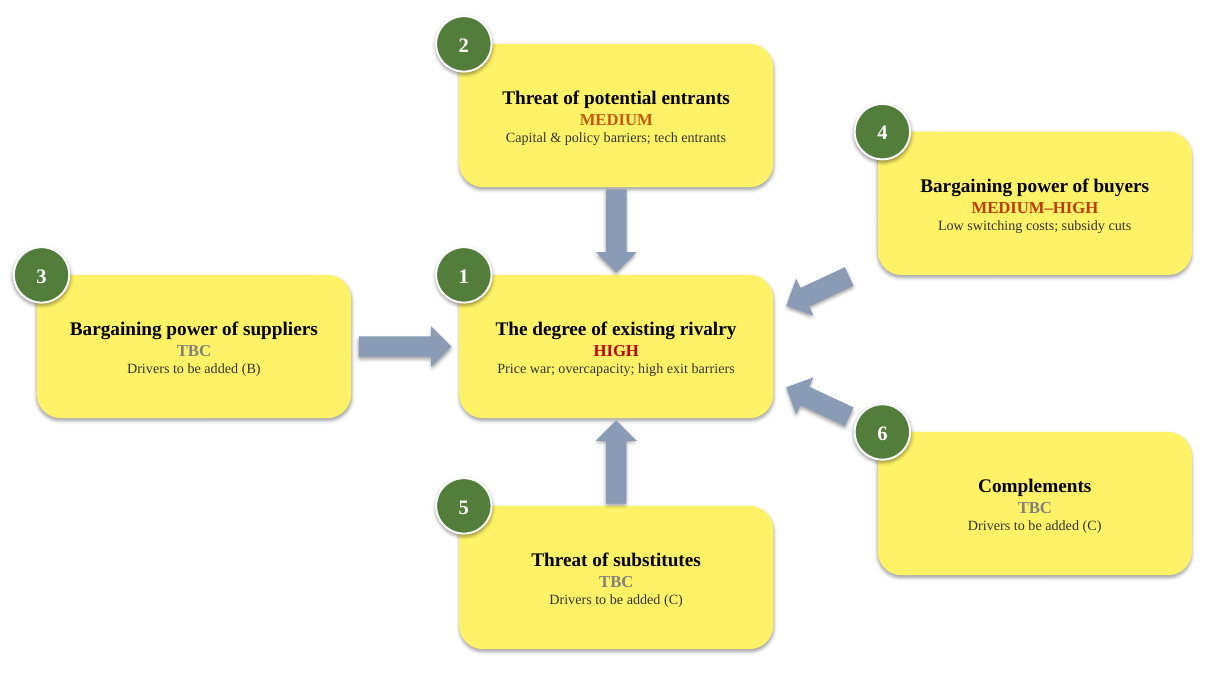
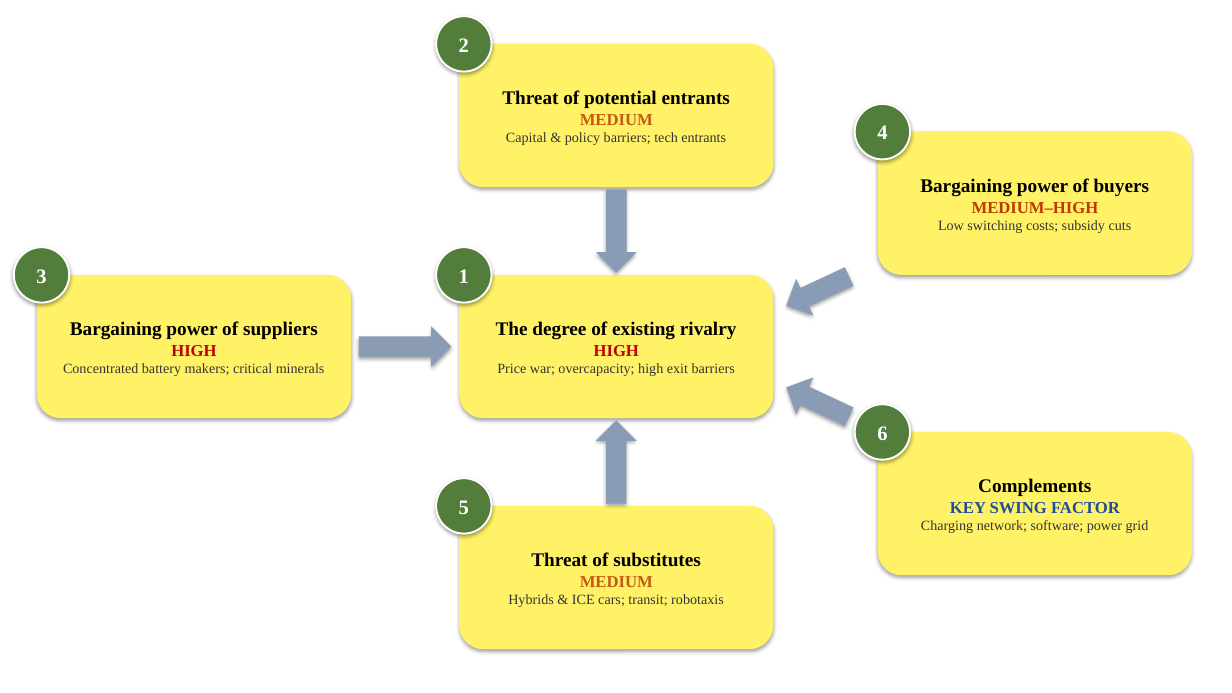
Before and after one commit to joycelynqxq-lab/my-project, a slide deck: slide 1 of Appendix_A_six_forces.pptx. Drawn at 1232x693 pixels with LibreOffice and Linux fonts; fonts in the diff are those of the drawing. Boxes give left, top, right and bottom in pixels: in the first picture for what was removed or moved away, otherwise in the second. Text is boxed around its words. In the diff, an @@ line names an element or a change of style, - is before the commit and + after.

```diff
--- a/Appendix_A_six_forces.pptx
+++ b/Appendix_A_six_forces.pptx
@@ text in rounded rectangle at (63, 345, 325, 376): text changed @@
-TBC
-Drivers to be added (B)
+HIGH
+Concentrated battery makers; critical minerals
@@ text in rounded rectangle at (921, 502, 1149, 533): text changed @@
-TBC
-Drivers to be added (C)
+KEY SWING FACTOR
+Charging network; software; power grid
@@ text in rounded rectangle at (508, 576, 724, 607): text changed @@
-TBC
-Drivers to be added (C)
+MEDIUM
+Hybrids & ICE cars; transit; robotaxis
```
